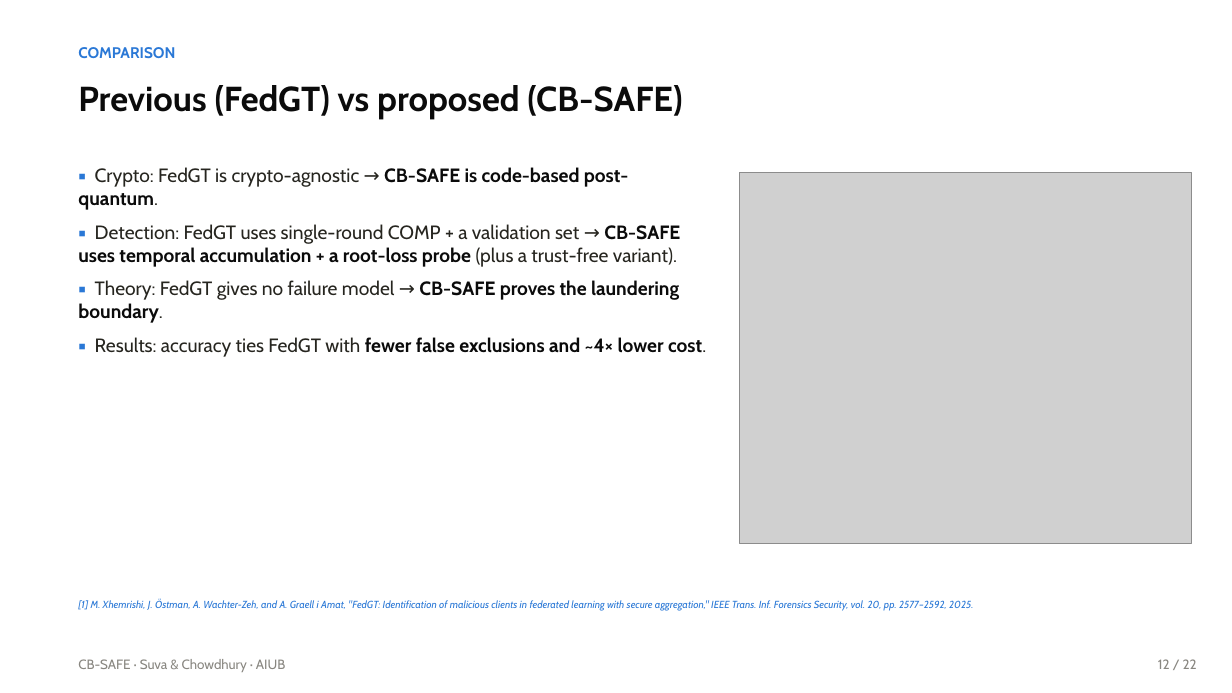
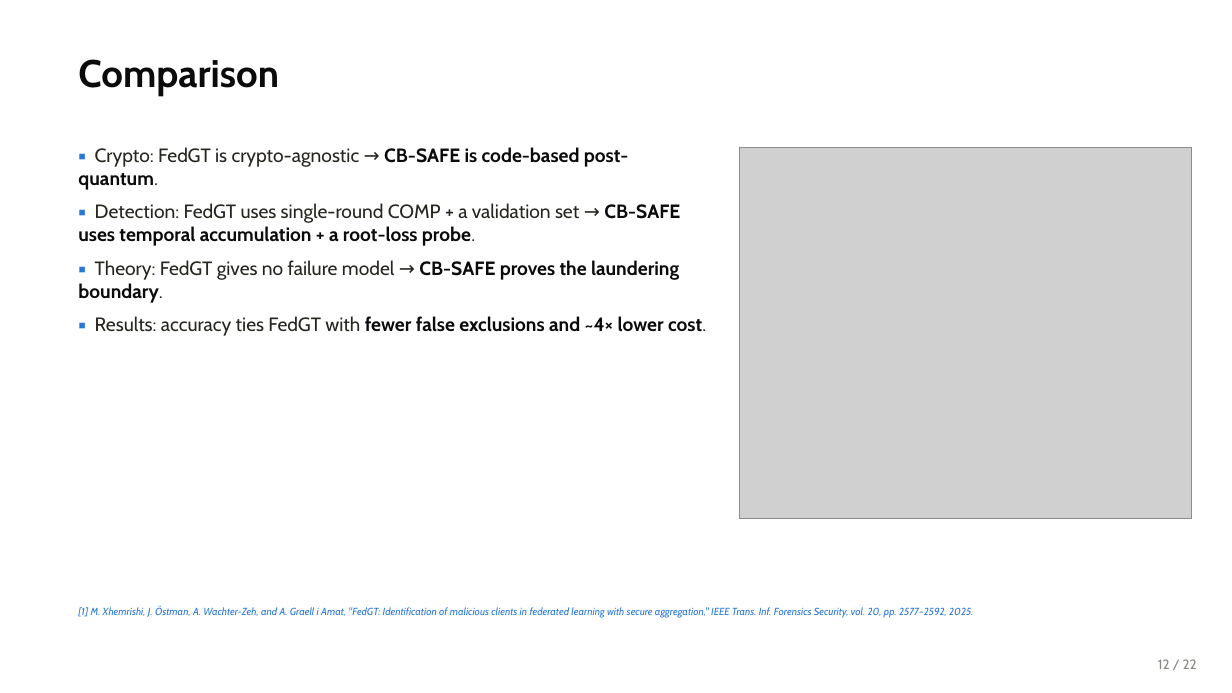
Before and after one commit to wshuv-o/cb-safe-draft, a slide deck: slide 13 of paper/cbsafe_deck.pptx. Drawn at 1232x693 pixels with LibreOffice and Linux fonts; fonts in the diff are those of the drawing; grey boxes stand for pictures. Boxes give left, top, right and bottom in pixels: in the first picture for what was removed or moved away, otherwise in the second. Text is boxed around its words. In the diff, an @@ line names an element or a change of style, - is before the commit and + after.

```diff
--- a/paper/cbsafe_deck.pptx
+++ b/paper/cbsafe_deck.pptx
@@ text at (x1=78, y1=59, x2=279, y2=96): text changed; size 12 to 30 pt; text colour #2A78D6 to #0B0B0B @@
-COMPARISON
+Comparison
@@ text removed at (x1=78, y1=85, x2=682, y2=119) @@
-Previous (FedGT) vs proposed (CB-SAFE)
@@ text "▪ Crypto: FedGT is crypto-agnostic ..." moved from (x1=78, y1=167, x2=706, y2=356) to (x1=78, y1=147, x2=706, y2=336) @@
@@ picture moved from (x1=739, y1=173, x2=1192, y2=543) to (x1=739, y1=148, x2=1192, y2=518) @@
@@ text at (x1=78, y1=203, x2=680, y2=246): text changed @@
-▪ Detection: FedGT uses single-round COMP + a validation set → CB-SAFE uses temporal accumulation + a root-loss probe (plus a trust-free variant).
+▪ Detection: FedGT uses single-round COMP + a validation set → CB-SAFE uses temporal accumulation + a root-loss probe.
@@ text "[1] M. Xhemrishi, J. Östman, ..." moved from (x1=78, y1=599, x2=973, y2=610) to (x1=78, y1=607, x2=973, y2=618) @@
@@ text removed at (x1=78, y1=659, x2=285, y2=672) @@
-CB-SAFE · Suva & Chowdhury · AIUB
```
Also in this commit, not shown: 23 other slides changed, 32 other files.
